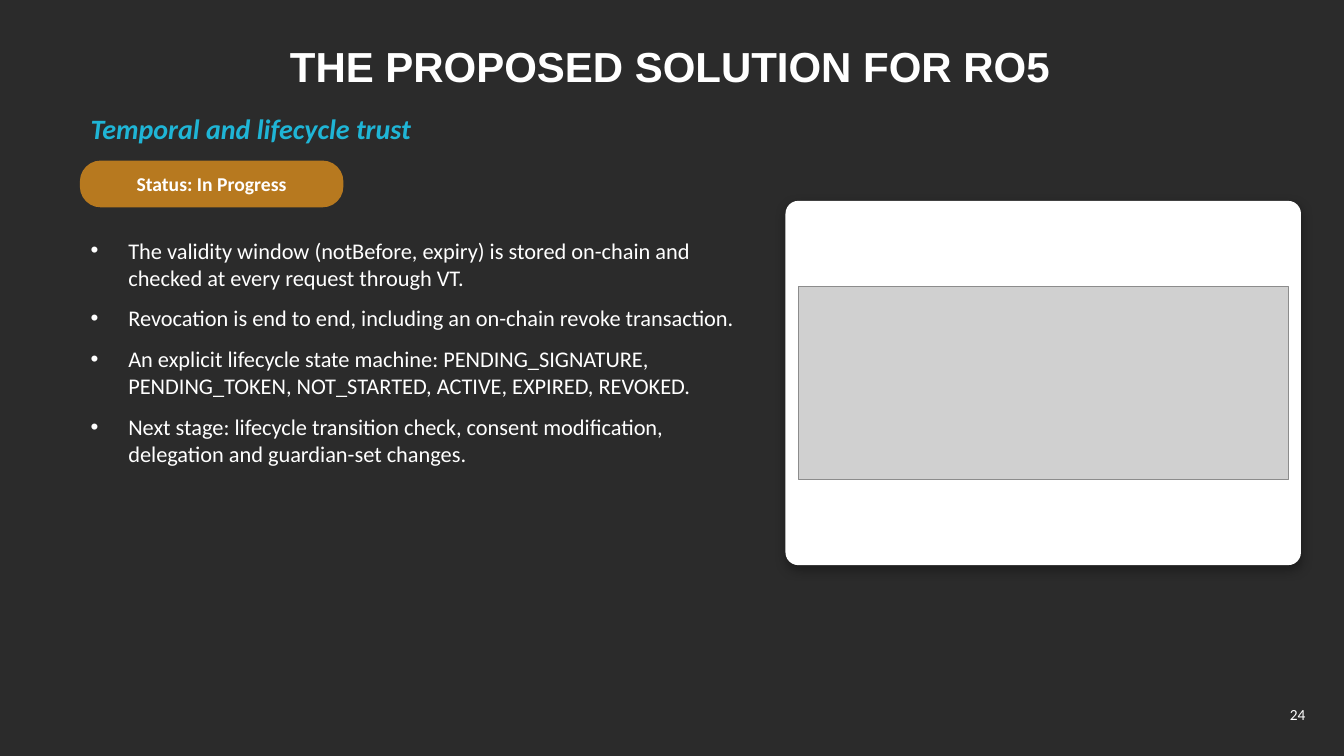
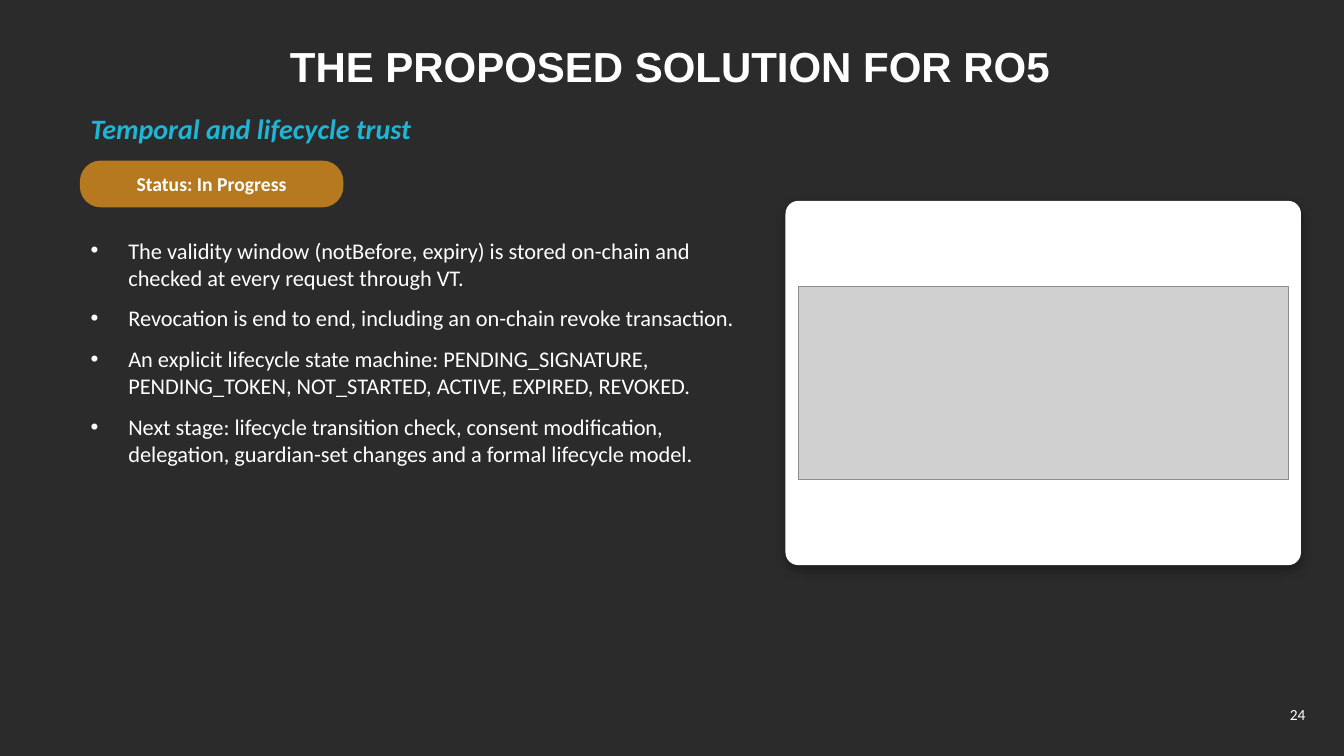
Before and after one commit to yasir12345678900/HealthRWA-Sepolia-Personal-try, a slide deck: slide 24 of docs/Yasir_CA2_Reassessment_Slides.pptx. Drawn at 1344x756 pixels with LibreOffice and Linux fonts; fonts in the diff are those of the drawing; grey boxes stand for pictures; background and template pictures are left out; a plain dark background stands for a picture behind light text. Boxes give left, top, right and bottom in pixels: in the first picture for what was removed or moved away, otherwise in the second. Text is boxed around its words. In the diff, an @@ line names an element or a change of style, - is before the commit and + after.

```diff
--- a/docs/Yasir_CA2_Reassessment_Slides.pptx
+++ b/docs/Yasir_CA2_Reassessment_Slides.pptx
@@ text at box(128, 419, 692, 466): text changed @@
-• Next stage: lifecycle transition check, consent modification, delegation and guardian-set changes.
+• Next stage: lifecycle transition check, consent modification, delegation, guardian-set changes and a formal lifecycle model.
```
Also in this commit, not shown: 14 other slides changed.
